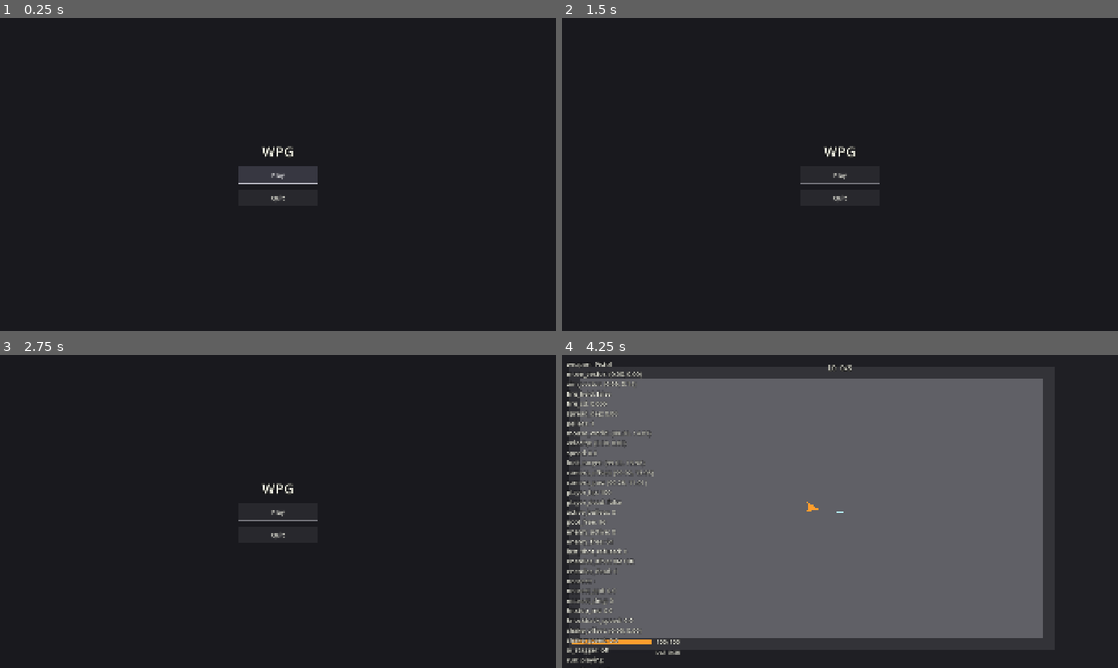
Above: before the commit, frames 1-4 (two rows, left to right).
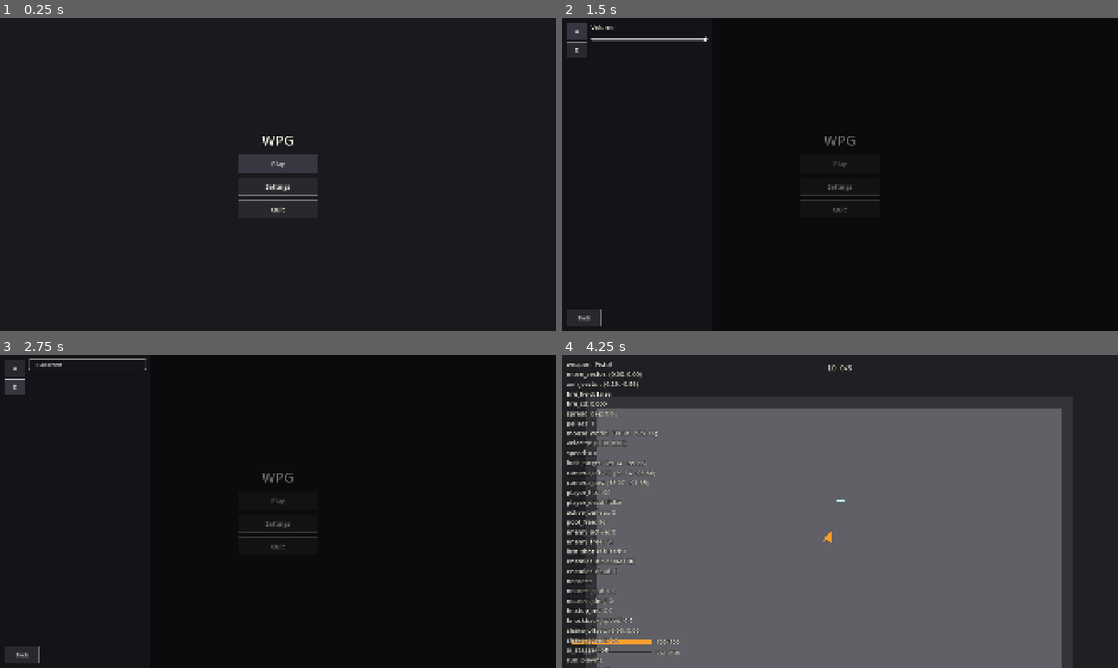
Above: after the commit, the same moments.

Repository: ZhiH2333/WPG
Game: Godot game, scene res://ui/main_menu.tscn
Two runs of this game, one before a commit and one after it. Both use one fixed random seed, a clock stepped at 60 frames per second and the inputs below.
Inputs (mouse positions are in pixels of both pictures, inside the frame that each line leads up to):
- Up to frame 1 (0.25 s): no input
- Up to frame 2 (1.5 s): click (840, 187) at 0.5 s, where only the run after the commit has a clickable "Settings"; click (578, 30) at 1.25 s, where only the run after the commit has a clickable "A"
- Up to frame 3 (2.75 s): click (16, 386) at 2 s, where only the run after the commit has a clickable "D"
- Up to frame 4 (4.25 s): click (584, 655) at 2.75 s, where only the run after the commit has a clickable "Back"; click "Play" at 3.5 s

The runs differ from the first frame. In frame 1, 1.3% of the frame differs, in the area x 42-58%, y 37-63%; in frame 2, 2.2%; in frame 3, 2.1%; in frame 4, 20%, in the area x 3-90%, y 7-100%.

Commit message:
:sparkles: settings layout

Diff:
--- a/sandbox/combat_sandbox.gd
+++ b/sandbox/combat_sandbox.gd
@@ -34,6 +34,8 @@
 @onready var _upgrade_applier: UpgradeApplier = $UpgradeApplier
 
 func _ready() -> void:
+	GameSettings.load_from_disk()
+	GameSettings.apply()
 	Input.mouse_mode = Input.MOUSE_MODE_HIDDEN
 	_apply_wall_layers()
 	_bind_runtime()
--- /dev/null
+++ b/ui/game_settings.gd
@@ -0,0 +1,51 @@
+extends Object
+class_name GameSettings
+
+## 音量与全屏。全是 static，不是 Autoload，不进场景树。
+const PATH := "user://settings.cfg"
+const DEFAULT_VOLUME: float = 1.0
+const MUTE_THRESHOLD: float = 0.001
+
+static var _volume: float = DEFAULT_VOLUME
+static var _fullscreen: bool = false
+
+static func load_from_disk() -> void:
+	_volume = DEFAULT_VOLUME
+	_fullscreen = false
+	if not FileAccess.file_exists(PATH):
+		return
+	var cfg: ConfigFile = ConfigFile.new()
+	if cfg.load(PATH) != OK:
+		return
+	_volume = clampf(float(cfg.get_value("audio", "volume", DEFAULT_VOLUME)), 0.0, 1.0)
+	_fullscreen = bool(cfg.get_value("display", "fullscreen", false))
+
+static func save_to_disk() -> void:
+	var cfg: ConfigFile = ConfigFile.new()
+	cfg.set_value("audio", "volume", _volume)
+	cfg.set_value("display", "fullscreen", _fullscreen)
+	cfg.save(PATH)
+
+static func apply() -> void:
+	var bus: int = AudioServer.get_bus_index("Master")
+	if _volume <= MUTE_THRESHOLD:
+		AudioServer.set_bus_mute(bus, true)
+	else:
+		AudioServer.set_bus_mute(bus, false)
+		AudioServer.set_bus_volume_db(bus, linear_to_db(clampf(_volume, MUTE_THRESHOLD, 1.0)))
+	if _fullscreen:
+		DisplayServer.window_set_mode(DisplayServer.WINDOW_MODE_FULLSCREEN)
+	else:
+		DisplayServer.window_set_mode(DisplayServer.WINDOW_MODE_WINDOWED)
+
+static func get_volume() -> float:
+	return _volume
+
+static func set_volume(value: float) -> void:
+	_volume = clampf(value, 0.0, 1.0)
+
+static func is_fullscreen() -> bool:
+	return _fullscreen
+
+static func set_fullscreen(enabled: bool) -> void:
+	_fullscreen = enabled
--- a/ui/game_theme.tres
+++ b/ui/game_theme.tres
@@ -139,3 +139,8 @@
 MainMenuButton/styles/hover = SubResource("StyleBoxFlat_offer_hover")
 MainMenuButton/styles/normal = SubResource("StyleBoxFlat_offer_normal")
 MainMenuButton/styles/pressed = SubResource("StyleBoxFlat_offer_pressed")
+SettingsHeader/base_type = &"Label"
+SettingsHeader/colors/font_color = Color(0.95, 0.95, 0.9, 1)
+SettingsHeader/colors/font_outline_color = Color(0, 0, 0, 0.85)
+SettingsHeader/constants/outline_size = 6
+SettingsHeader/font_sizes/font_size = 22
--- a/ui/main_menu.gd
+++ b/ui/main_menu.gd
@@ -1,25 +1,41 @@
 extends Control
 class_name MainMenu
 
-## 极简主菜单。Play 进现有 CombatSandbox；Quit 退出。禁止暂停树、禁止 Autoload。
+## 极简主菜单。Play 进现有 CombatSandbox；Settings 开叠层；Quit 退出。禁止暂停树、禁止 Autoload。
 const SANDBOX_SCENE := "res://sandbox/combat_sandbox.tscn"
 
 @onready var _play_button: Button = $Center/Column/Play
+@onready var _settings_button: Button = $Center/Column/Settings
 @onready var _quit_button: Button = $Center/Column/Quit
+@onready var _overlay: SettingsOverlay = $SettingsOverlay
 
 func _ready() -> void:
+	GameSettings.load_from_disk()
+	GameSettings.apply()
 	Input.mouse_mode = Input.MOUSE_MODE_VISIBLE
 	_play_button.pressed.connect(_on_play_pressed)
+	_settings_button.pressed.connect(_on_settings_pressed)
 	_quit_button.pressed.connect(_on_quit_pressed)
 	_play_button.grab_focus()
 
 func _unhandled_input(event: InputEvent) -> void:
+	if event.is_action_pressed("ui_cancel"):
+		if _overlay.is_open():
+			get_viewport().set_input_as_handled()
+			_overlay.close()
+			_play_button.grab_focus()
+		return
 	if event.is_action_pressed("ui_accept"):
+		if _overlay.is_open():
+			return
 		get_viewport().set_input_as_handled()
 		_on_play_pressed()
 
 func _on_play_pressed() -> void:
 	get_tree().change_scene_to_file(SANDBOX_SCENE)
 
+func _on_settings_pressed() -> void:
+	_overlay.open()
+
 func _on_quit_pressed() -> void:
 	get_tree().quit()
--- a/ui/main_menu.tscn
+++ b/ui/main_menu.tscn
@@ -1,7 +1,8 @@
-[gd_scene load_steps=3 format=3]
+[gd_scene load_steps=4 format=3]
 
 [ext_resource type="Script" path="res://ui/main_menu.gd" id="1_menu"]
 [ext_resource type="Theme" path="res://ui/game_theme.tres" id="2_theme"]
+[ext_resource type="PackedScene" path="res://ui/settings_overlay.tscn" id="3_overlay"]
 
 [node name="MainMenu" type="Control"]
 layout_mode = 3
@@ -53,9 +54,24 @@
 theme_type_variation = &"MainMenuButton"
 text = "Play"
 
+[node name="Settings" type="Button" parent="Center/Column"]
+custom_minimum_size = Vector2(280, 56)
+layout_mode = 2
+mouse_filter = 0
+theme_type_variation = &"MainMenuButton"
+text = "Settings"
+
 [node name="Quit" type="Button" parent="Center/Column"]
 custom_minimum_size = Vector2(280, 56)
 layout_mode = 2
 mouse_filter = 0
 theme_type_variation = &"MainMenuButton"
 text = "Quit"
+
+[node name="SettingsOverlay" parent="." instance=ExtResource("3_overlay")]
+layout_mode = 1
+anchors_preset = 15
+anchor_right = 1.0
+anchor_bottom = 1.0
+grow_horizontal = 2
+grow_vertical = 2
--- /dev/null
+++ b/ui/settings_overlay.gd
@@ -0,0 +1,107 @@
+extends Control
+class_name SettingsOverlay
+
+## 主菜单设置叠层：Master 音量 + 全屏。瞬间 visible，禁止 Tween。
+const MIX_RATE: int = 22050
+const WAV_HEADER_BYTES: int = 44
+
+var _open: bool = false
+
+@onready var _audio_button: Button = $Shell/Panel/Column/Body/Sidebar/AudioButton
+@onready var _display_button: Button = $Shell/Panel/Column/Body/Sidebar/DisplayButton
+@onready var _audio_page: VBoxContainer = $Shell/Panel/Column/Body/Pages/AudioPage
+@onready var _display_page: VBoxContainer = $Shell/Panel/Column/Body/Pages/DisplayPage
+@onready var _volume_slider: HSlider = $Shell/Panel/Column/Body/Pages/AudioPage/VolumeSlider
+@onready var _fullscreen_check: CheckBox = $Shell/Panel/Column/Body/Pages/DisplayPage/FullscreenCheck
+@onready var _back_button: Button = $Shell/Panel/Column/Back
+@onready var _preview: AudioStreamPlayer = $Preview
+
+func _ready() -> void:
+	visible = false
+	mouse_filter = Control.MOUSE_FILTER_IGNORE
+	_preview.stream = _load_wav("res://audio/click.wav")
+	_audio_button.pressed.connect(_on_audio_pressed)
+	_display_button.pressed.connect(_on_display_pressed)
+	_back_button.pressed.connect(close)
+	_volume_slider.value_changed.connect(_on_volume_changed)
+	_volume_slider.drag_ended.connect(_on_volume_drag_ended)
+	_fullscreen_check.toggled.connect(_on_fullscreen_toggled)
+	_show_audio_page()
+
+func is_open() -> bool:
+	return _open
+
+func open() -> void:
+	_volume_slider.set_value_no_signal(GameSettings.get_volume())
+	_fullscreen_check.set_pressed_no_signal(GameSettings.is_fullscreen())
+	_show_audio_page()
+	_open = true
+	visible = true
+	mouse_filter = Control.MOUSE_FILTER_STOP
+	_volume_slider.grab_focus()
+
+func close() -> void:
+	if not _open:
+		return
+	_open = false
+	visible = false
+	mouse_filter = Control.MOUSE_FILTER_IGNORE
+	var play: Button = get_parent().get_node_or_null("Center/Column/Play") as Button
+	if play != null:
+		play.grab_focus()
+
+func _unhandled_input(event: InputEvent) -> void:
+	if not _open:
+		return
+	if event.is_action_pressed("ui_cancel"):
+		get_viewport().set_input_as_handled()
+		close()
+
+func _on_audio_pressed() -> void:
+	_show_audio_page()
+	if _open:
+		_volume_slider.grab_focus()
+
+func _on_display_pressed() -> void:
+	_show_display_page()
+	if _open:
+		_fullscreen_check.grab_focus()
+
+func _show_audio_page() -> void:
+	_audio_page.visible = true
+	_display_page.visible = false
+
+func _show_display_page() -> void:
+	_audio_page.visible = false
+	_display_page.visible = true
+
+func _on_volume_changed(value: float) -> void:
+	GameSettings.set_volume(value)
+	GameSettings.apply()
+
+func _on_volume_drag_ended(_value_changed: bool) -> void:
+	GameSettings.save_to_disk()
+	if GameSettings.get_volume() > 0.0:
+		_play_preview()
+
+func _on_fullscreen_toggled(pressed: bool) -> void:
+	GameSettings.set_fullscreen(pressed)
+	GameSettings.apply()
+	GameSettings.save_to_disk()
+
+func _play_preview() -> void:
+	if _preview.stream == null:
+		return
+	_preview.stop()
+	_preview.play()
+
+func _load_wav(path: String) -> AudioStreamWAV:
+	var bytes: PackedByteArray = FileAccess.get_file_as_bytes(path)
+	if bytes.size() <= WAV_HEADER_BYTES:
+		return null
+	var stream: AudioStreamWAV = AudioStreamWAV.new()
+	stream.format = AudioStreamWAV.FORMAT_16_BITS
+	stream.mix_rate = MIX_RATE
+	stream.stereo = false
+	stream.data = bytes.slice(WAV_HEADER_BYTES)
+	return stream
--- /dev/null
+++ b/ui/settings_overlay.tscn
@@ -0,0 +1,122 @@
+[gd_scene load_steps=3 format=3]
+
+[ext_resource type="Script" path="res://ui/settings_overlay.gd" id="1_overlay"]
+[ext_resource type="Theme" path="res://ui/game_theme.tres" id="2_theme"]
+
+[node name="SettingsOverlay" type="Control"]
+visible = false
+layout_mode = 3
+anchors_preset = 15
+anchor_right = 1.0
+anchor_bottom = 1.0
+grow_horizontal = 2
+grow_vertical = 2
+mouse_filter = 2
+theme = ExtResource("2_theme")
+script = ExtResource("1_overlay")
+
+[node name="Dimmer" type="ColorRect" parent="."]
+layout_mode = 1
+anchors_preset = 15
+anchor_right = 1.0
+anchor_bottom = 1.0
+grow_horizontal = 2
+grow_vertical = 2
+mouse_filter = 0
+color = Color(0, 0, 0, 0.55)
+
+[node name="Shell" type="Control" parent="."]
+layout_mode = 1
+anchors_preset = 9
+anchor_bottom = 1.0
+offset_right = 520.0
+grow_vertical = 2
+mouse_filter = 0
+
+[node name="Panel" type="PanelContainer" parent="Shell"]
+layout_mode = 1
+anchors_preset = 15
+anchor_right = 1.0
+anchor_bottom = 1.0
+grow_horizontal = 2
+grow_vertical = 2
+mouse_filter = 0
+theme_type_variation = &"RunSummaryPanel"
+
+[node name="Column" type="VBoxContainer" parent="Shell/Panel"]
+layout_mode = 2
+mouse_filter = 0
+theme_override_constants/separation = 16
+
+[node name="Body" type="HBoxContainer" parent="Shell/Panel/Column"]
+layout_mode = 2
+size_flags_vertical = 3
+mouse_filter = 0
+theme_override_constants/separation = 12
+
+[node name="Sidebar" type="VBoxContainer" parent="Shell/Panel/Column/Body"]
+custom_minimum_size = Vector2(72, 0)
+layout_mode = 2
+mouse_filter = 0
+theme_override_constants/separation = 8
+
+[node name="AudioButton" type="Button" parent="Shell/Panel/Column/Body/Sidebar"]
+custom_minimum_size = Vector2(56, 56)
+layout_mode = 2
+mouse_filter = 0
+theme_type_variation = &"OfferButton"
+text = "A"
+
+[node name="DisplayButton" type="Button" parent="Shell/Panel/Column/Body/Sidebar"]
+custom_minimum_size = Vector2(56, 56)
+layout_mode = 2
+mouse_filter = 0
+theme_type_variation = &"OfferButton"
+text = "D"
+
+[node name="Pages" type="MarginContainer" parent="Shell/Panel/Column/Body"]
+layout_mode = 2
+size_flags_horizontal = 3
+size_flags_vertical = 3
+mouse_filter = 0
+
+[node name="AudioPage" type="VBoxContainer" parent="Shell/Panel/Column/Body/Pages"]
+layout_mode = 2
+mouse_filter = 0
+theme_override_constants/separation = 12
+
+[node name="VolumeLabel" type="Label" parent="Shell/Panel/Column/Body/Pages/AudioPage"]
+layout_mode = 2
+mouse_filter = 2
+theme_type_variation = &"SettingsHeader"
+text = "Volume"
+
+[node name="VolumeSlider" type="HSlider" parent="Shell/Panel/Column/Body/Pages/AudioPage"]
+custom_minimum_size = Vector2(0, 28)
+layout_mode = 2
+mouse_filter = 0
+min_value = 0.0
+max_value = 1.0
+step = 0.01
+value = 1.0
+
+[node name="DisplayPage" type="VBoxContainer" parent="Shell/Panel/Column/Body/Pages"]
+visible = false
+layout_mode = 2
+mouse_filter = 0
+theme_override_constants/separation = 12
+
+[node name="FullscreenCheck" type="CheckBox" parent="Shell/Panel/Column/Body/Pages/DisplayPage"]
+layout_mode = 2
+mouse_filter = 0
+text = "Fullscreen"
+
+[node name="Back" type="Button" parent="Shell/Panel/Column"]
+custom_minimum_size = Vector2(120, 44)
+layout_mode = 2
+size_flags_horizontal = 0
+mouse_filter = 0
+theme_type_variation = &"OfferButton"
+text = "Back"
+
+[node name="Preview" type="AudioStreamPlayer" parent="."]
Not shown, added: ui/game_settings.gd.uid
Not shown, added: ui/settings_overlay.gd.uid
Not shown, changed: README.md
